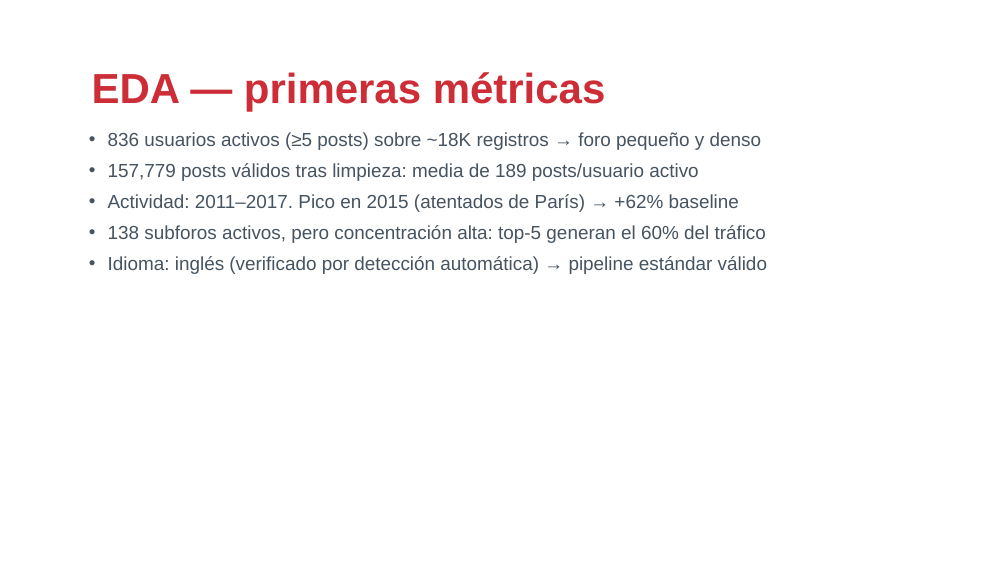
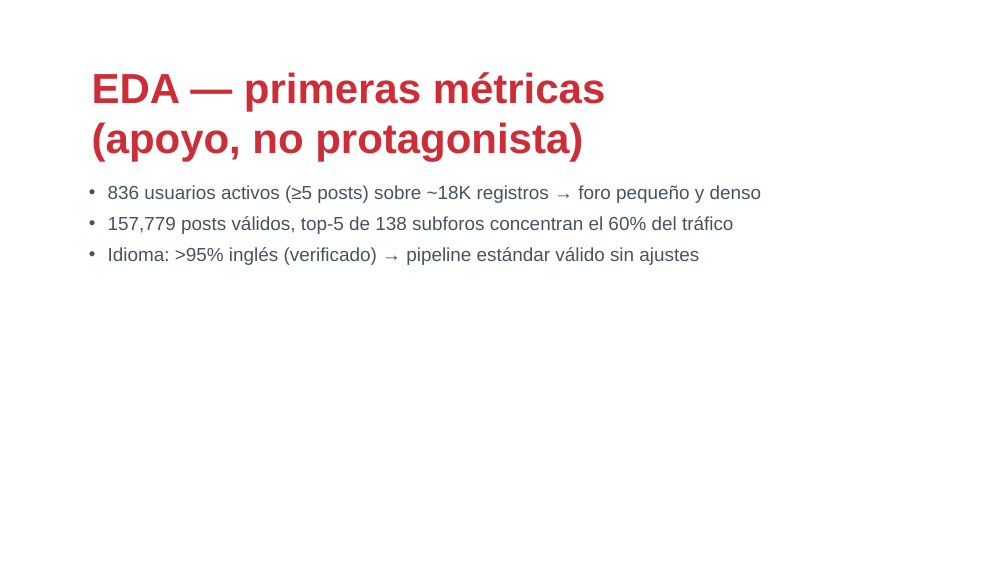
Before and after one commit to drj3ky11/FearOfTheDark, a slide deck: slide 7 of IronMarch/csbc26_caso_ironmarch.pptx. Drawn at 1008x567 pixels with LibreOffice and Linux fonts; fonts in the diff are those of the drawing; background and template pictures are left out. Boxes give left, top, right and bottom in pixels: in the first picture for what was removed or moved away, otherwise in the second. Text is boxed around its words. In the diff, an @@ line names an element or a change of style, - is before the commit and + after.

Commit message:
feat: reenfocar los 3 casos prácticos en una técnica protagonista
Cada caso propio (CardingForums, HackingForums, IronMarch) reduce ahora
lo genérico/redundante con Ransomware o entre sí y profundiza su hilo
conductor: IronMarch en centralidad + ground truth judicial, HackingForums
en atribución cross-foro multi-señal (incluida persistencia real
verificada entre los 4 snapshots de OGUsers), CardingForums en Louvain +
especialización de mercado. Notebooks y .pptx regenerados en los tres.

También: correcciones de bloque0_ecosistema (guion y contenido según
revisión) y ajustes globales en _shared/theme.py (tamaño de etiqueta de
sección, aire título-cuerpo, color de viñeta en two_col_slide).

```diff
--- a/IronMarch/csbc26_caso_ironmarch.pptx
+++ b/IronMarch/csbc26_caso_ironmarch.pptx
@@ text at [92, 72, 606, 162]: text changed @@
-EDA — primeras métricas
+EDA — primeras métricas (apoyo, no protagonista)
@@ text "836 usuarios activos (≥5 posts) ...": place and size @@
-text "836 usuarios activos (≥5 posts) ..." at [108, 132, 767, 274]
+text "836 usuarios activos (≥5 posts) ..." at [108, 185, 761, 265]
@@ text at [108, 216, 733, 265]: text changed @@
-• 157,779 posts válidos tras limpieza: media de 189 posts/usuario activo
-• Actividad: 2011–2017. Pico en 2015 (atentados de París) → +62% baseline
-• 138 subforos activos, pero concentración alta: top-5 generan el 60% del tráfico
-• Idioma: inglés (verificado por detección automática) → pipeline estándar válido
+• 157,779 posts válidos, top-5 de 138 subforos concentran el 60% del tráfico
+• Idioma: >95% inglés (verificado) → pipeline estándar válido sin ajustes
```
Also in this commit, not shown: 22 other slides changed, 2 slides added, 1 slide removed, 13 other files.
